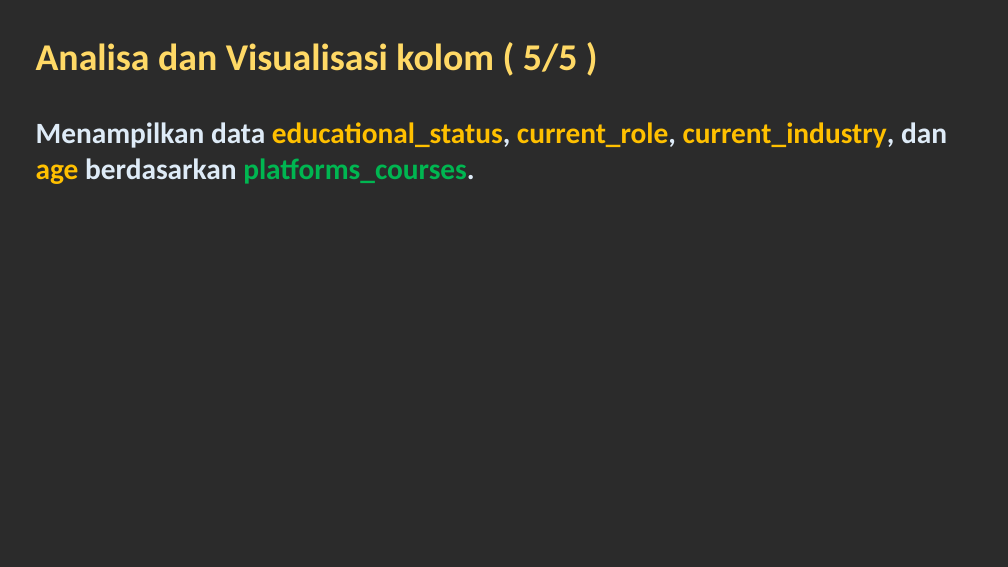
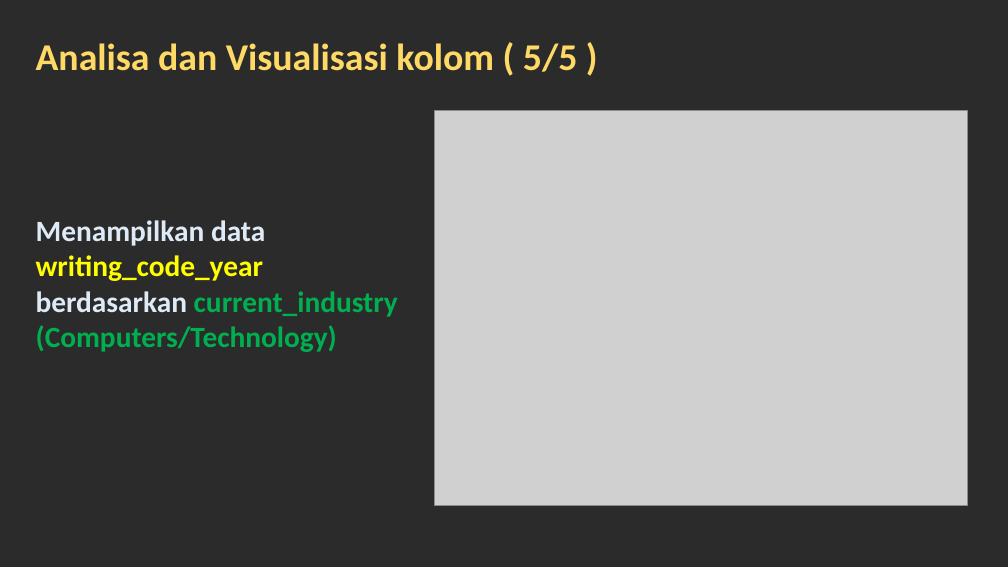
Before and after one commit to fsdio/my-kuliah, a slide deck: slide 11 of SEMESTER 5/[KAMIS] Pembelajaran Mesin/PERTAMA/UTS/docs/stack-overflow (end).pptx. Drawn at 1008x567 pixels with LibreOffice and Linux fonts; fonts in the diff are those of the drawing; grey boxes stand for pictures; background and template pictures are left out; a plain dark background stands for a picture behind light text. Boxes give left, top, right and bottom in pixels: in the first picture for what was removed or moved away, otherwise in the second. Text is boxed around its words. In the diff, an @@ line names an element or a change of style, - is before the commit and + after.

```diff
--- a/SEMESTER 5/[KAMIS] Pembelajaran Mesin/PERTAMA/UTS/docs/stack-overflow (end).pptx
+++ b/SEMESTER 5/[KAMIS] Pembelajaran Mesin/PERTAMA/UTS/docs/stack-overflow (end).pptx
@@ picture added at (435, 111, 968, 506) @@
@@ text at (36, 220, 398, 352): text changed; text colour #FFC000 to #00B050 @@
-Menampilkan data educational_status, current_role, current_industry, dan age berdasarkan platforms_courses.
+Menampilkan data writing_code_year berdasarkan current_industry (Computers/Technology)
```
Also in this commit, not shown: 1 other slide changed, 5 slides added, 1 slide removed, 9 other files.
